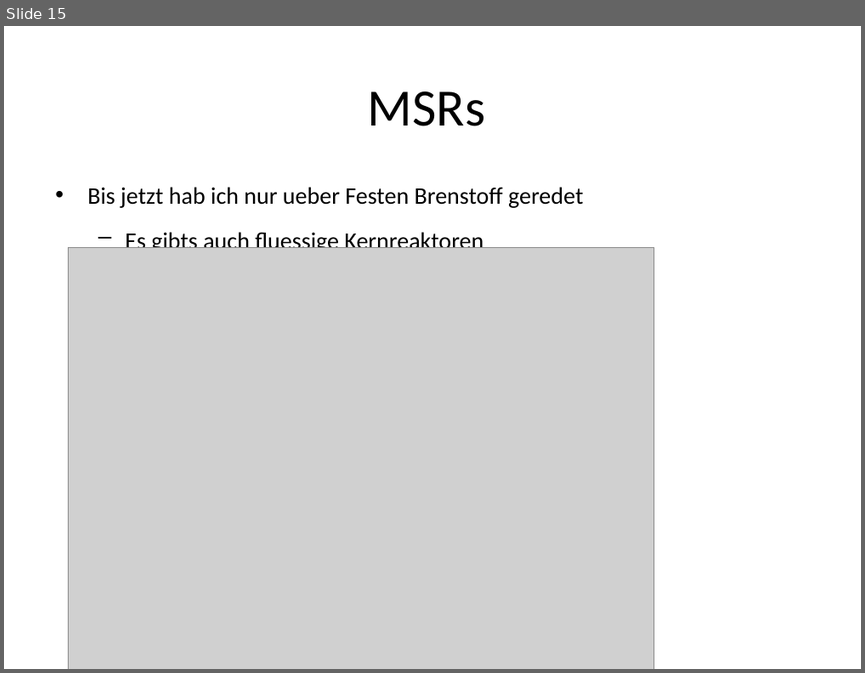
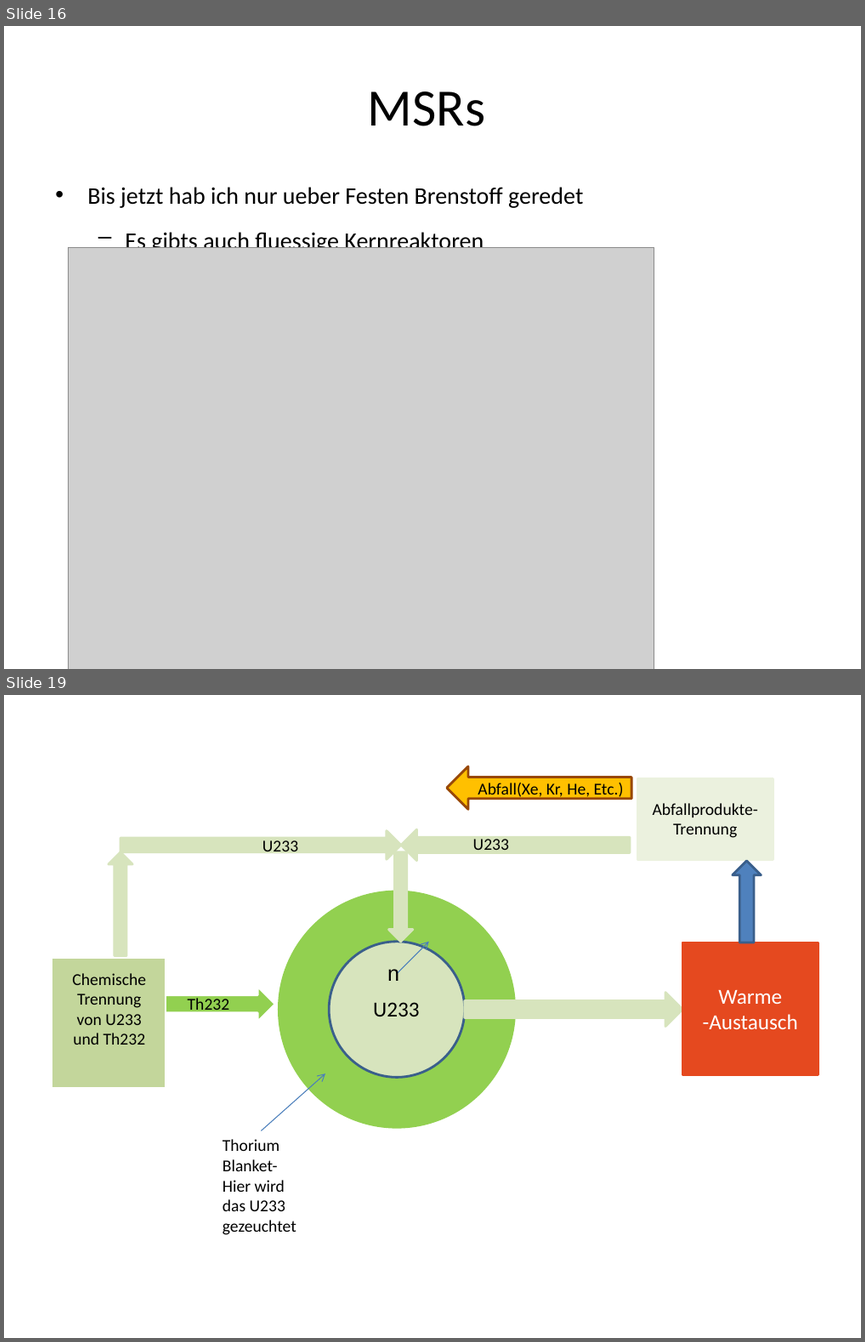
Before and after one commit to EnemyoftheFarmer/Thorium-Presentation, a slide deck: Thorium Reactors.pptx. Shown one above the other, each under a label of ours: slide 15 before the commit, slides 16 and 19 after it; the slides between them are not shown. The pictures are 865x673 and 865x1342 pixels, drawn with LibreOffice and Linux fonts; fonts in the diff are those of the drawing; grey boxes stand for pictures. Boxes give left, top, right and bottom in pixels: in the first picture for what was removed or moved away, otherwise in the second. Text is boxed around its words. In the diff, an @@ line names an element or a change of style, - is before the commit and + after.

```diff
--- a/Thorium Reactors.pptx
+++ b/Thorium Reactors.pptx
@@ slide 19 added at bbox=[4, 695, 861, 1338], background #FFFFFF @@
@@ left arrow added at bbox=[447, 766, 632, 809], fill #FFC000, outline #984807 2 pt @@
@@ text added at bbox=[477, 783, 624, 800], 14 pt, text #000000 @@
+Abfall(Xe, Kr, He, Etc.)
@@ rectangle added at bbox=[637, 779, 772, 860], fill #EBF1DE, outline #EBF1DE 2 pt @@
@@ text added at bbox=[653, 803, 758, 838], 14 pt, text #000000 @@
+Abfallprodukte- Trennung
@@ right arrow added at bbox=[120, 830, 401, 859], fill #D7E4BD, outline #D7E4BD 2 pt @@
@@ text added at bbox=[262, 840, 298, 857], 14 pt, text #000000 @@
+U233
@@ left arrow added at bbox=[402, 829, 630, 861], fill #D7E4BD, outline #D7E4BD 2 pt @@
@@ text added at bbox=[473, 839, 509, 855], 14 pt, text #000000 @@
+U233
@@ up arrow added at bbox=[109, 851, 132, 955], fill #D7E4BD, outline #D7E4BD 2 pt @@
@@ down arrow added at bbox=[389, 851, 413, 941], fill #D7E4BD, outline #D7E4BD 2 pt @@
@@ up arrow added at bbox=[732, 861, 760, 941], fill #4F81BD, outline #3A5F8C 2 pt @@
@@ donut added at bbox=[279, 891, 515, 1127], fill #92D050, outline #92D050 2 pt @@
@@ ellipse added at bbox=[329, 941, 464, 1077], fill #D7E4BD, outline #3A5F8C 2 pt @@
@@ arrow added from (397, 974) to (429, 941), #4B7EBC 0.75 pt @@
@@ rectangle added at bbox=[682, 942, 818, 1075], fill #E5491F, outline #E5491F 2 pt, 18 pt, text #FFFFFF @@
+Warme -Austausch
@@ rectangle added at bbox=[51, 957, 166, 1088], fill #C3D69B, outline #FFFFFF 2 pt @@
@@ rectangle added at bbox=[60, 964, 160, 1080], fill #C3D69B, outline #C3D69B 0.75 pt, 14 pt, text #000000 @@
+Chemische Trennung von U233 und Th232
@@ text added at bbox=[387, 969, 399, 981], 18 pt, text #000000 @@
+n
@@ right arrow added at bbox=[160, 987, 275, 1022], fill #92D050, outline #FFFFFF 2 pt @@
@@ text added at bbox=[188, 998, 230, 1015], 14 pt, text #000000 @@
+Th232
@@ right arrow added at bbox=[465, 993, 682, 1027], fill #D7E4BD, outline #D7E4BD 2 pt @@
@@ text added at bbox=[373, 1002, 419, 1016], 18 pt, text #000000 @@
+U233
@@ arrow added from (261, 1130) to (325, 1074), #4B7EBC 0.75 pt @@
@@ text added at bbox=[222, 1139, 296, 1235], 14 pt, text #000000 @@
+Thorium Blanket- Hier wird das U233 gezeuchtet
@@ what was slide 15 is now slide 16 @@
```
Also in this commit, not shown: 3 slides changed, 3 other slides added.
